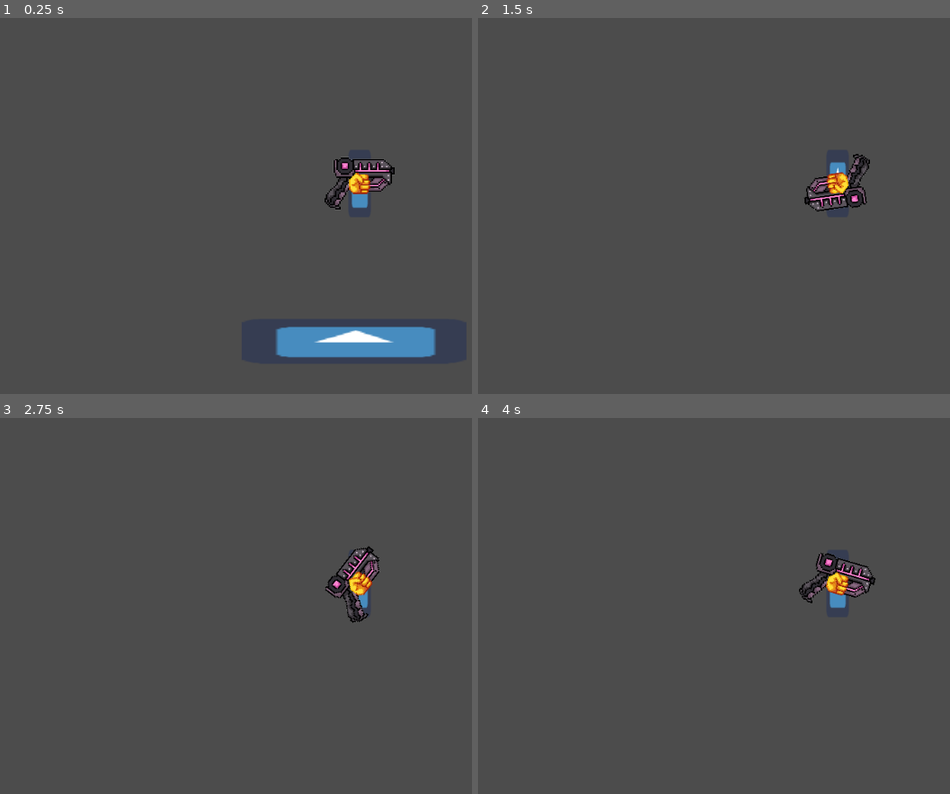
Above: before the commit, frames 1-4 (two rows, left to right).
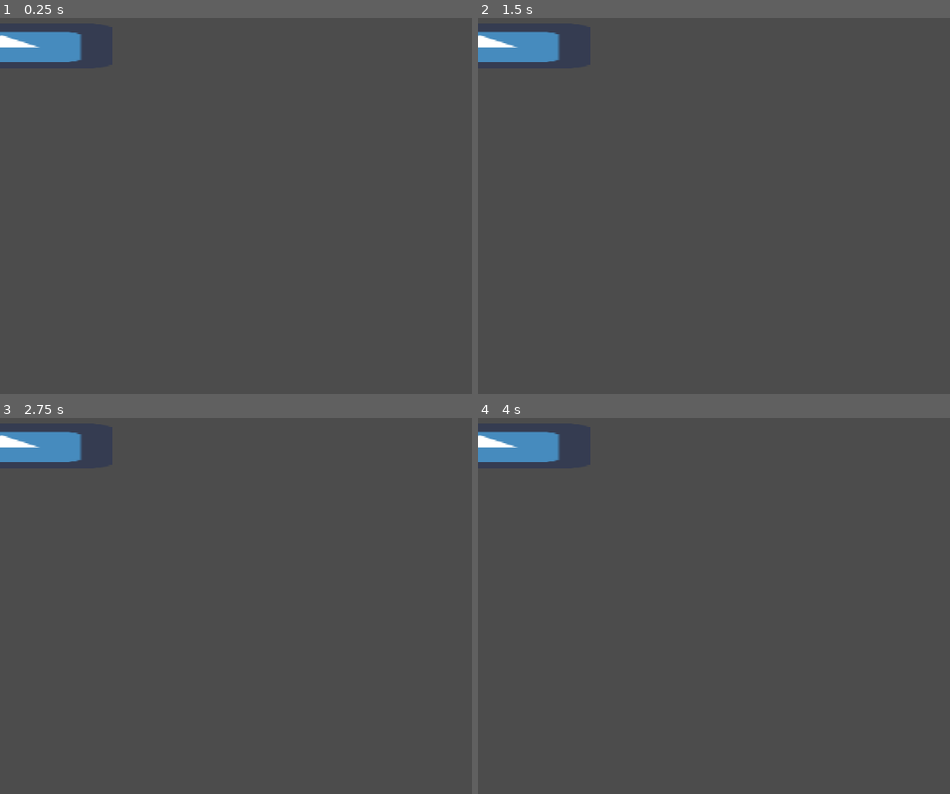
Above: after the commit, the same moments.

Repository: Virtual-Clooud/InFuse
Game: Godot game, scene res://Testlevel.tscn
The game is run twice, just before and just after one commit, with the same random seed, the same clock (stepped at 60 frames per second) and the same inputs. The project has no main scene, so this scene is started directly. The engine's default icon, where the game draws it, is replaced by a stand-in: a white triangle on a blue panel in a dark square.
Inputs (mouse positions are in pixels of both pictures, inside the frame that each line leads up to):
- Up to frame 1 (0.25 s): no input
- Up to frame 2 (1.5 s): move the mouse to (outside the picture) at 0.52 s; hold Space (jump, bound only before the commit) 0.53-1.28 s; hold A (right, bound only before the commit) from 0.53 s (still down); tap F (fuse) at 0.6 s; tap Enter at 1.25 s; move the mouse to (695, 206) at 1.27 s; tap Space (jump, bound only before the commit) at 1.35 s
- Up to frame 3 (2.75 s): tap Space (jump, bound only before the commit) at 1.52, 1.82, 2 s; tap F (fuse) at 1.55 s; move the mouse to (429, 489) at 2.02 s; release A (right, bound only before the commit) at 2.03 s; hold D (left, bound only before the commit) from 2.03 s (still down); hold Space (jump, bound only before the commit) from 2.03 s (still down); tap Middle mouse button (change_element) at 2.1 s
- Up to frame 4 (4 s): tap Enter at 2.75 s; move the mouse to (803, 666) at 2.77 s; release D (left, bound only before the commit) at 2.78 s; release Space (jump, bound only before the commit) at 2.78 s; hold A (right, bound only before the commit) from 2.78 s (still down); tap F (fuse) at 2.85, 3.6 s; tap Space (jump, bound only before the commit) at 3.02, 3.32, 3.5 s; move the mouse to (outside the picture) at 3.52 s; hold Space (jump, bound only before the commit) from 3.53 s (still down)

The runs differ from the first frame. In frame 1, 5.3% of the frame differs, in the area x 0-93%, y 3-91%; in frame 2, 2.5%; in frame 3, 2.5%; in frame 4, 2.5%.
Error before the commit: Attempt to call function 'set_shader_param' in base 'null instance' on a null instance. (res://player.gd:19)

Commit message:
Add files via upload

Diff:
--- a/Player.tscn
+++ b/Player.tscn
@@ -1,37 +1,10 @@
-[gd_scene load_steps=7 format=2]
+[gd_scene load_steps=3 format=2]
 
-[ext_resource path="res://fist.png" type="Texture" id=1]
+[ext_resource path="res://player.gd" type="Script" id=1]
 [ext_resource path="res://icon.png" type="Texture" id=2]
-[ext_resource path="res://pistol.png" type="Texture" id=3]
-[ext_resource path="res://handaxis.gd" type="Script" id=4]
-[ext_resource path="res://player.gd" type="Script" id=5]
 
-[sub_resource type="RectangleShape2D" id=3]
-extents = Vector2( 21, 50 )
-
-[node name="player" type="KinematicBody2D"]
-script = ExtResource( 5 )
-
-[node name="CollisionShape2D" type="CollisionShape2D" parent="."]
-shape = SubResource( 3 )
+[node name="Player" type="KinematicBody2D"]
+script = ExtResource( 1 )
 
 [node name="Sprite" type="Sprite" parent="."]
-scale = Vector2( 0.5, 1.5 )
 texture = ExtResource( 2 )
-
-[node name="Camera2D" type="Camera2D" parent="."]
-current = true
-
-[node name="axis" type="Position2D" parent="."]
-script = ExtResource( 4 )
-
-[node name="Sprite" type="Sprite" parent="axis"]
-scale = Vector2( 0.2, 0.2 )
-texture = ExtResource( 3 )
-flip_h = true
-
-[node name="Sprite2" type="Sprite" parent="axis"]
-scale = Vector2( 0.2, 0.2 )
-texture = ExtResource( 1 )
-
-[node name="Tween" type="Tween" parent="axis"]
--- a/boss_class.gd
+++ b/boss_class.gd
@@ -1 +1,16 @@
 extends Node
+
+
+# Declare member variables here. Examples:
+# var a = 2
+# var b = "text"
+
+
+# Called when the node enters the scene tree for the first time.
+func _ready():
+	pass # Replace with function body.
+
+
+# Called every frame. 'delta' is the elapsed time since the previous frame.
+#func _process(delta):
+#	pass
--- a/element_class.gd
+++ b/element_class.gd
@@ -1 +1,16 @@
 extends Node
+
+
+# Declare member variables here. Examples:
+# var a = 2
+# var b = "text"
+
+
+# Called when the node enters the scene tree for the first time.
+func _ready():
+	pass # Replace with function body.
+
+
+# Called every frame. 'delta' is the elapsed time since the previous frame.
+#func _process(delta):
+#	pass
--- a/enemy_class.gd
+++ b/enemy_class.gd
@@ -1 +1,16 @@
 extends Node
+
+
+# Declare member variables here. Examples:
+# var a = 2
+# var b = "text"
+
+
+# Called when the node enters the scene tree for the first time.
+func _ready():
+	pass # Replace with function body.
+
+
+# Called every frame. 'delta' is the elapsed time since the previous frame.
+#func _process(delta):
+#	pass
--- a/level_class.gd
+++ b/level_class.gd
@@ -1 +1,16 @@
 extends Node
+
+
+# Declare member variables here. Examples:
+# var a = 2
+# var b = "text"
+
+
+# Called when the node enters the scene tree for the first time.
+func _ready():
+	pass # Replace with function body.
+
+
+# Called every frame. 'delta' is the elapsed time since the previous frame.
+#func _process(delta):
+#	pass
--- a/player.gd
+++ b/player.gd
@@ -1,23 +1,21 @@
 extends Player
+#Inventário do jogador
+export var cache = {#"NomeElemento" : "Nome", Qtd, Cor tema
+	0 : ["Red", 0, Color(1, 0, 0)],
+	1 : ["Blue", 0, Color(0, 1, 0,0)],
+	2 : ["Green", 0, Color(0, 0, 1)]
+	}
 
-export var speed = 300
-export var jump_force = 500
-export var gravity = 10
-export var cache = {#"NomeElemento" : "Nome", Qtd, Cor tema
-0 : ["Red", 0, Color(1, 0, 0)],
-1 : ["Blue", 0, Color(0, 1, 0,0)],
-2 : ["Green", 0, Color(0, 0, 1)]
-}
 var currentElement = 0
-var total_elements : int = cache.size()
-var fused = true
+var total_elements = cache.size()
 
+func _ready():
+	total_elements = cache.size()
+func red_fuse():
+	#Functionality
+	var s = $Sprite.get_material()
+	#Visuals
 
-
-func red_fuse():
-	var s = $Sprite.get_material()
-	s.set_shader_param("outline_color_2", cache[currentElement][2])
-	s.set_shader_param("outline_color", cache[currentElement][2])
 func change_element():
 	if currentElement < total_elements:
 		currentElement += 1
@@ -26,19 +24,17 @@
 	print(currentElement)
 func fuse(element):
 	match element:
-		0:
+		0:#Red
 			red_fuse()
-		1:
+		1:#Blue
 			pass
-		2:
+		2:#Green
 			pass
 	print(cache.size())
-func _ready():
-	total_elements = cache.size()
+
 
 func _physics_process(delta):
 	if Input.is_action_just_pressed("fuse"):
 		fuse(currentElement)
 	if Input.is_action_just_pressed("change_element"):
 		change_element()
-	move(speed, jump_force, gravity)
--- a/player_class.gd
+++ b/player_class.gd
@@ -1,26 +1,7 @@
 extends KinematicBody2D
 class_name Player
 
-export var life = 10
-var velocity = Vector2(0,0)
-var grav
-func died():
+func move(speed, jump_force):
 	pass
-func move(speed, jump_force, gravity):
-	velocity = Vector2(0,0)
-	grav = gravity
-	if Input.is_action_pressed("right"):
-		velocity.x = -speed
-	elif Input.is_action_pressed("left"):
-		velocity.x = speed
-	if Input.is_action_pressed("jump"):
-		velocity.y = -jump_force * 100
-		print("IMJUMPIN")
-	print(is_on_floor())
-
-func _physics_process(delta):
-	if is_on_floor() == false:
-		velocity.y += grav
-	else:
-		velocity.y = 0
-	move_and_slide(velocity, Vector2.UP)
+func die():
+	pass
--- a/project.godot
+++ b/project.godot
@@ -20,7 +20,7 @@
 
 [application]
 
-config/name="Facul"
+config/name="InFuse"
 config/icon="res://icon.png"
 
 [gui]
@@ -31,19 +31,15 @@
 
 left={
 "deadzone": 0.5,
-"events": [ Object(InputEventKey,"resource_local_to_scene":false,"resource_name":"","device":0,"alt":false,"shift":false,"control":false,"meta":false,"command":false,"pressed":false,"scancode":0,"physical_scancode":68,"unicode":0,"echo":false,"script":null)
- ]
+"events": [  ]
 }
 right={
 "deadzone": 0.5,
-"events": [ Object(InputEventKey,"resource_local_to_scene":false,"resource_name":"","device":0,"alt":false,"shift":false,"control":false,"meta":false,"command":false,"pressed":false,"scancode":0,"physical_scancode":65,"unicode":0,"echo":false,"script":null)
- ]
+"events": [  ]
 }
 jump={
-"deadzone": 0.49,
-"events": [ Object(InputEventKey,"resource_local_to_scene":false,"resource_name":"","device":0,"alt":false,"shift":false,"control":false,"meta":false,"command":false,"pressed":false,"scancode":0,"physical_scancode":32,"unicode":0,"echo":false,"script":null)
-, Object(InputEventKey,"resource_local_to_scene":false,"resource_name":"","device":0,"alt":false,"shift":false,"control":false,"meta":false,"command":false,"pressed":false,"scancode":0,"physical_scancode":87,"unicode":0,"echo":false,"script":null)
- ]
+"deadzone": 0.5,
+"events": [  ]
 }
 fuse={
 "deadzone": 0.5,
@@ -62,7 +58,4 @@
 
 [rendering]
 
-quality/driver/driver_name="GLES2"
-vram_compression/import_etc=true
-vram_compression/import_etc2=false
 environment/default_environment="res://default_env.tres"
--- a/weapon_class.gd
+++ b/weapon_class.gd
@@ -1 +1,16 @@
 extends Node
+
+
+# Declare member variables here. Examples:
+# var a = 2
+# var b = "text"
+
+
+# Called when the node enters the scene tree for the first time.
+func _ready():
+	pass # Replace with function body.
+
+
+# Called every frame. 'delta' is the elapsed time since the previous frame.
+#func _process(delta):
+#	pass
